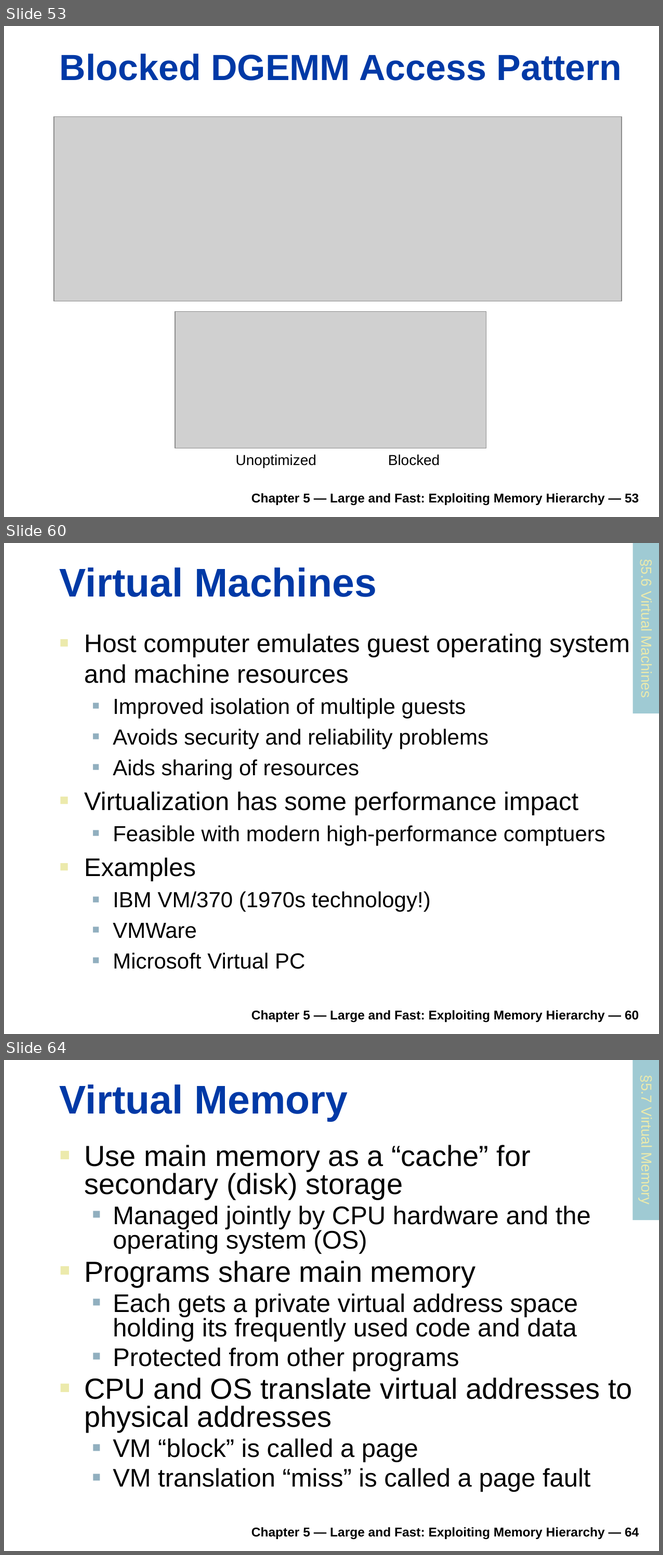
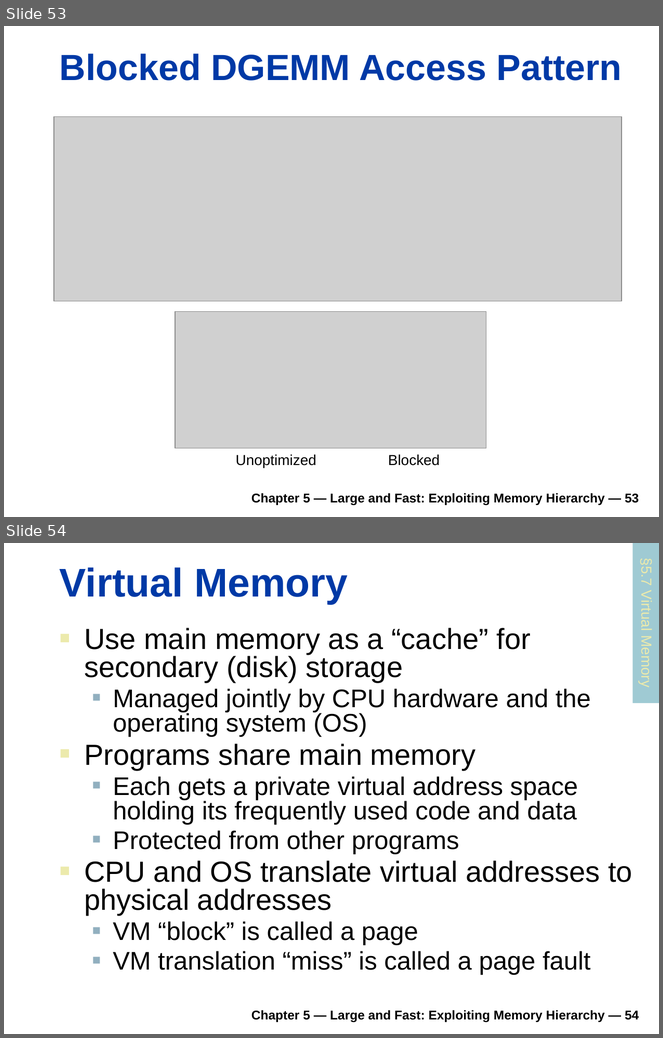
Before and after one commit to rifatshahriyar/rifatshahriyar.github.io, a slide deck: files/CSE305/CSE305_Chapter_5.pptx. Shown one above the other, each under a label of ours: slides 53, 60 and 64 before the commit, slides 53 and 54 after it; the slides between them are not shown. The pictures are 663x1555 and 663x1038 pixels, drawn with LibreOffice and Linux fonts; fonts in the diff are those of the drawing; grey boxes stand for pictures. Boxes give left, top, right and bottom in pixels: in the first picture for what was removed or moved away, otherwise in the second. Text is boxed around its words. In the diff, an @@ line names an element or a change of style, - is before the commit and + after.

```diff
--- a/files/CSE305/CSE305_Chapter_5.pptx
+++ b/files/CSE305/CSE305_Chapter_5.pptx
@@ slide 60 removed at (x1=4, y1=543, x2=659, y2=1034), background #FFFFFF @@
@@ rectangle removed at (x1=633, y1=543, x2=659, y2=714) @@
-§5.6 Virtual Machines
@@ title removed at (x1=60, y1=567, x2=377, y2=597) @@
-Virtual Machines
@@ text removed at (x1=84, y1=633, x2=630, y2=969) @@
-■ Host computer emulates guest operating system and machine resources
-  ■ Improved isolation of multiple guests
-  ■ Avoids security and reliability problems
-  ■ Aids sharing of resources
-■ Virtualization has some performance impact
-  ■ Feasible with modern high-performance comptuers
-■ Examples
-  ■ IBM VM/370 (1970s technology!)
-  ■ VMWare
-  ■ Microsoft Virtual PC
@@ text removed at (x1=252, y1=1010, x2=639, y2=1022) @@
-Chapter 5 — Large and Fast: Exploiting Memory Hierarchy — 60
@@ what was slide 64 is now slide 54 @@
@@ text at (x1=252, y1=1010, x2=639, y2=1022): text changed @@
-Chapter 5 — Large and Fast: Exploiting Memory Hierarchy — 64
+Chapter 5 — Large and Fast: Exploiting Memory Hierarchy — 54
```
Also in this commit, not shown: 14 other slides removed, 2 other files.
